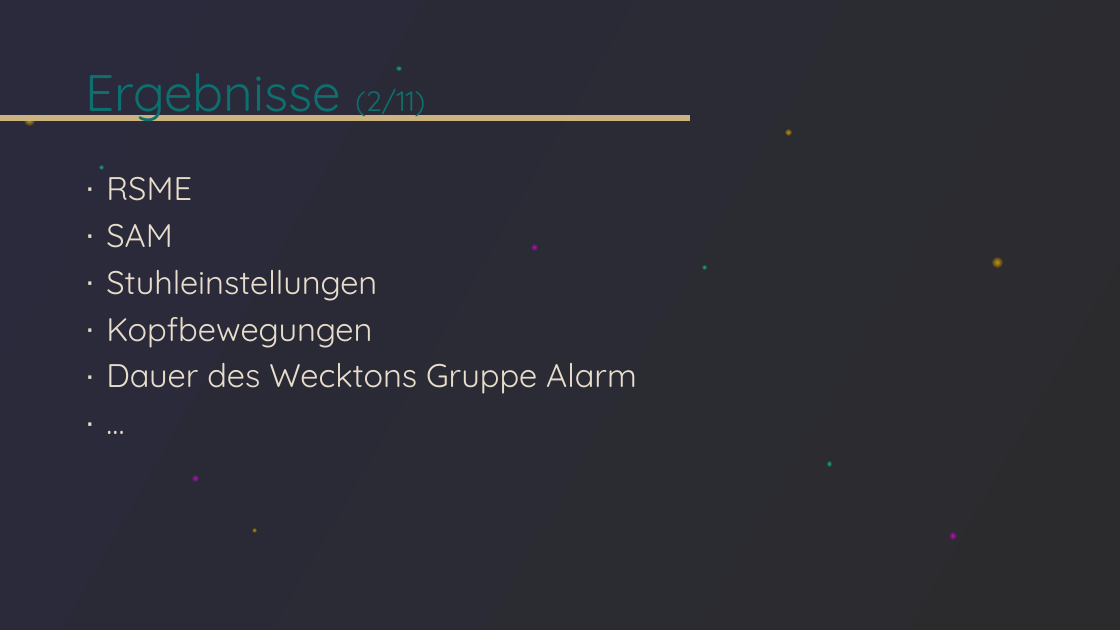
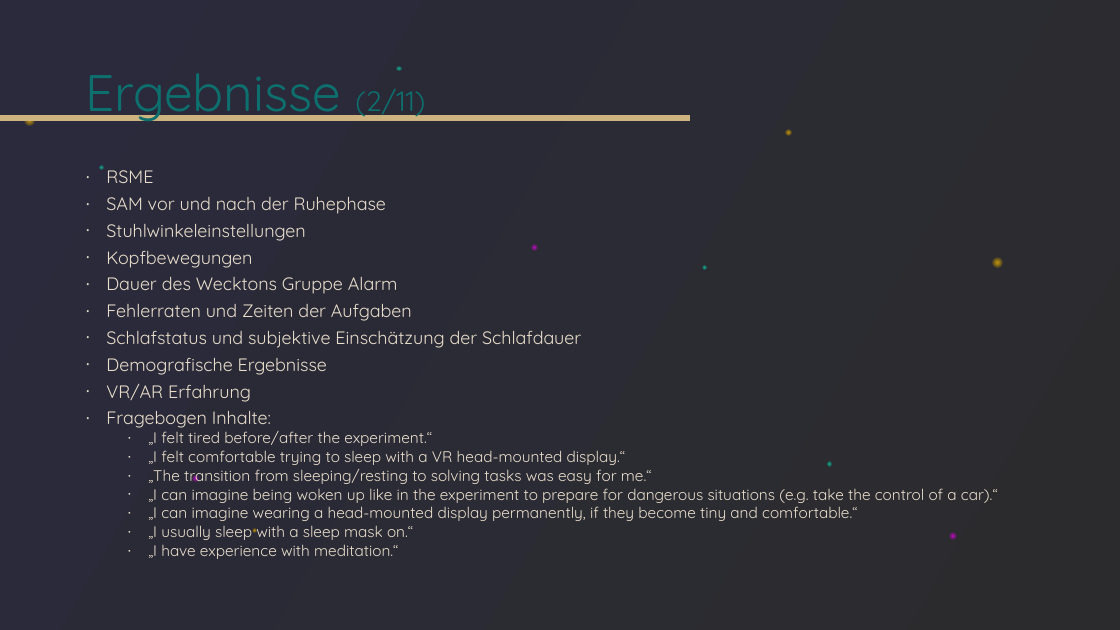
Before and after one commit to tlahmann/mci-af, a slide deck: slide 13 of presentation/Resync Studie.pptx. Drawn at 1120x630 pixels with LibreOffice and Linux fonts; fonts in the diff are those of the drawing. Boxes give left, top, right and bottom in pixels: in the first picture for what was removed or moved away, otherwise in the second. Text is boxed around its words. In the diff, an @@ line names an element or a change of style, - is before the commit and + after.

Commit message:
Ergebnis 2/11 Auflistung

```diff
--- a/presentation/Resync Studie.pptx
+++ b/presentation/Resync Studie.pptx
@@ text at bbox=[106, 170, 398, 294]: size 28 to 15.4 pt in "RSME", "Kopfbewegungen", "Dauer des Wecktons Gruppe Alarm"; line spacing 0.9 to 0.7 @@
@@ text at bbox=[106, 197, 386, 241]: text changed; size 28 to 15.4 pt @@
-∙ SAM
-∙ Stuhleinstellungen
+∙ SAM vor und nach der Ruhephase
+∙ Stuhlwinkeleinstellungen
@@ text at bbox=[106, 304, 998, 559]: text changed; size 28 to 13.2 pt @@
-∙ …
+∙ Fehlerraten und Zeiten der Aufgaben
+∙ Schlafstatus und subjektive Einschätzung der Schlafdauer
+∙ Demografische Ergebnisse
+∙ VR/AR Erfahrung
+∙ Fragebogen Inhalte:
+  ∙ „I felt tired before/after the experiment.“
+  ∙ „I felt comfortable trying to sleep with a VR head-mounted display.“
+  ∙ „The transition from sleeping/resting to solving tasks was easy for me.“
+  ∙ „I can imagine being woken up like in the experiment to prepare for dangerous situations (e.g. take the control of a car).“
+  ∙ „I can imagine wearing a head-mounted display permanently, if they become tiny and comfortable.“
+  ∙ „I usually sleep with a sleep mask on.“
+  ∙ „I have experience with meditation.“
```
